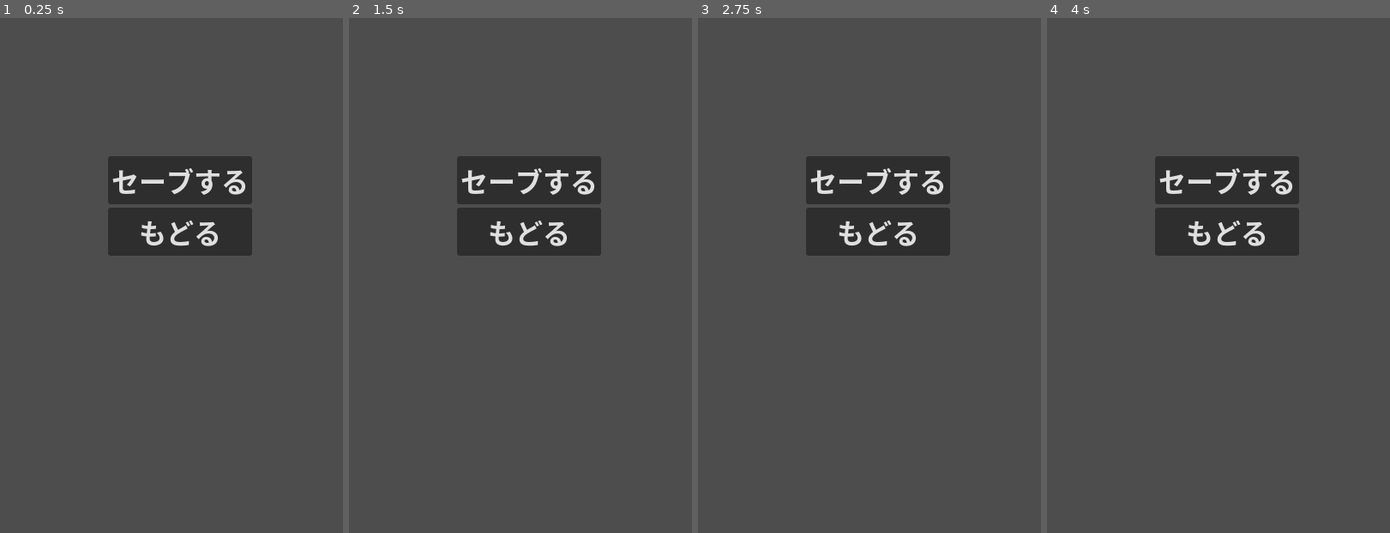
Above: before the commit, frames 1-4 (left to right).
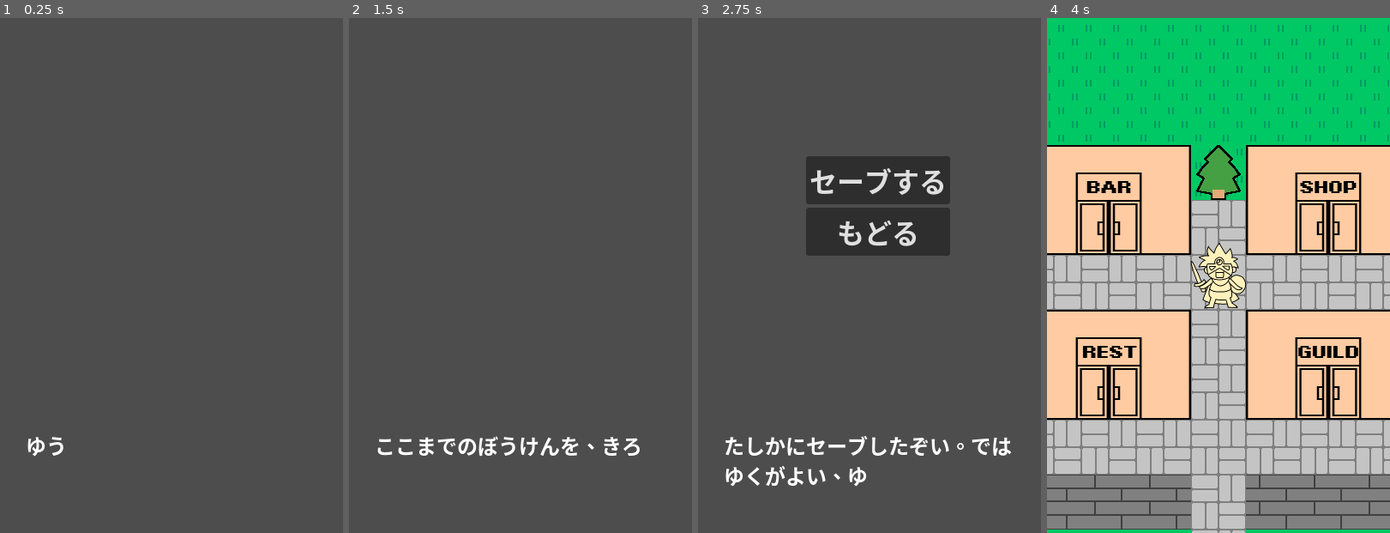
Above: after the commit, the same moments.

Repository: allgorilla/jutegame
Game: Godot game, scene res://scenes/CastleScene.tscn
Same seed, same stepped clock (60 frames per second), same inputs: the game is played once before the commit and once after it. This scene is started directly instead of the project's main scene.
Inputs (mouse positions are in pixels of both pictures, inside the frame that each line leads up to):
- Up to frame 1 (0.25 s): no input
- Up to frame 2 (1.5 s): click (527, 182) at 0.5 s, where only the run before the commit has a clickable "セーブする"; click (527, 234) at 1.25 s, where only the run before the commit has a clickable "もどる"
- Up to frame 3 (2.75 s): click "セーブする" at 2 s
- Up to frame 4 (4 s): click "もどる" at 2.75 s; click (1225, 182) at 3.5 s, where only the run before the commit has a clickable "セーブする"

The runs differ from the first frame. In frame 1, 7.9% of the frame differs, in the area x 8-74%, y 26-86%; in frame 2, 8.7%; in frame 3, 1.5%; in frame 4, 99%, in the area x 0-100%, y 0-100%.
Error before the commit: Invalid call. Nonexistent function 'save_player_data' in base 'Node (NetworkManager.gd)'. (res://scripts/CastleScene.gd:12)

Commit message:
テストコードを削除。

Diff:
--- a/scripts/CastleScene.gd
+++ b/scripts/CastleScene.gd
@@ -8,9 +8,6 @@
 @onready var screen_button = $UI/ScreenButton # 画面全体の透明ボタン
 
 func _ready():
-	# テスト：名前「Hero1」、パスワード「pass」でデータを送ってみる
-	NetworkManager.save_player_data("Hero1", 30, 50, 10, "pass")
-
 	command_window.hide()
 	# 最初のメッセージ
 	display_text("ゆうしゃよ、よくぞまいった！")
